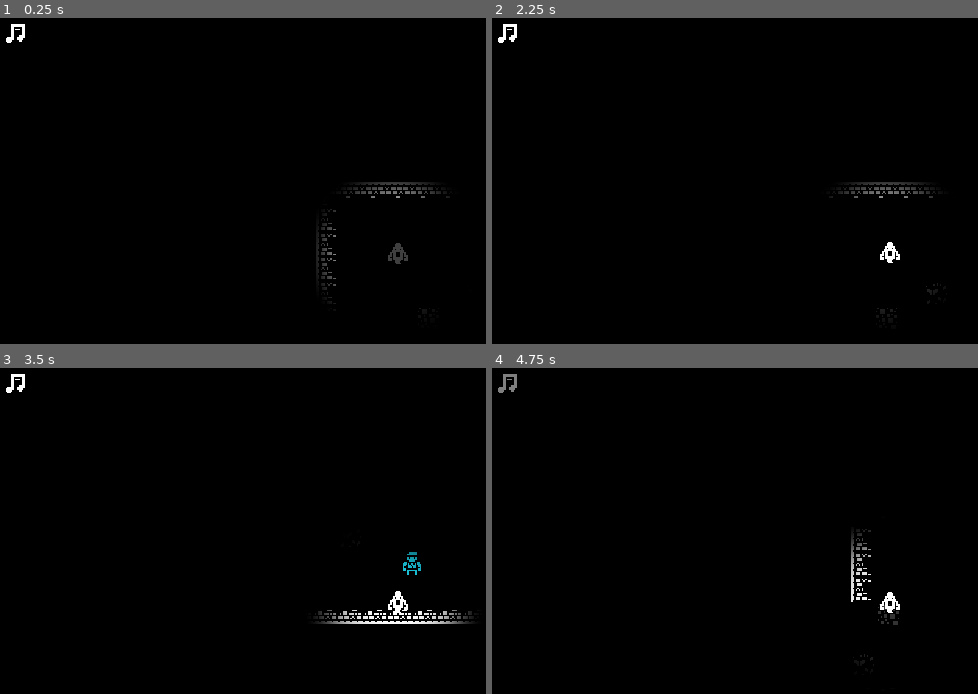
Above: before the commit, frames 1-4 (two rows, left to right).
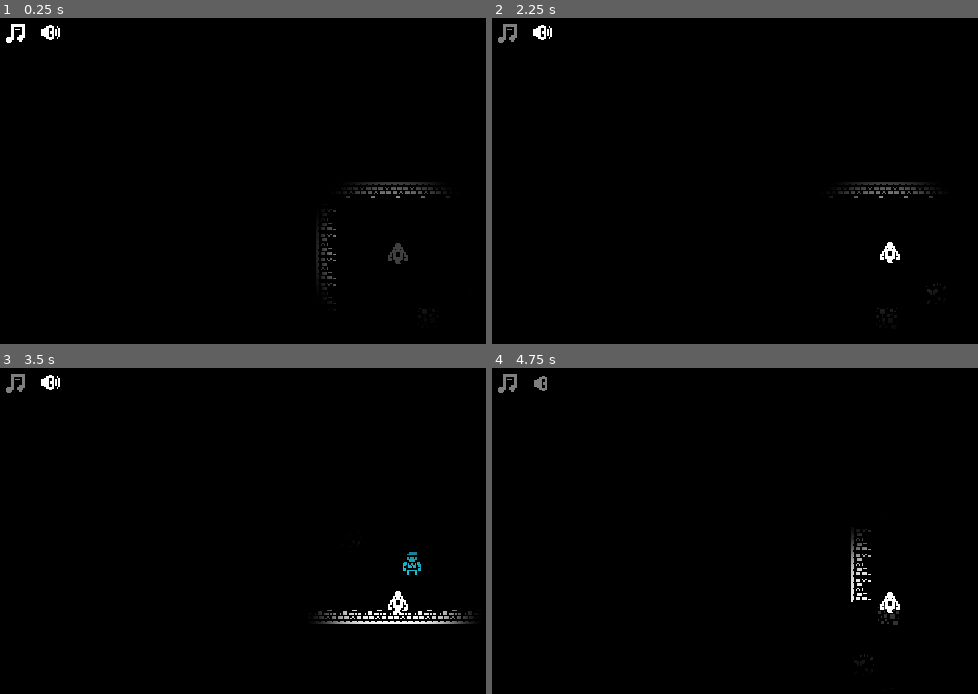
Above: after the commit, the same moments.

Repository: skarnl/miziziz-game-jam-2020
Game: Godot game, scene res://game/game.tscn
The game is run twice, just before and just after one commit, with the same random seed, the same clock (stepped at 60 frames per second) and the same inputs. Sound files missing from this copy of the repository are replaced by a short silence.
Inputs (mouse positions are in pixels of both pictures, inside the frame that each line leads up to):
- Up to frame 1 (0.25 s): no input
- Up to frame 2 (2.25 s): click (506, 37) at 0.5 s; click (545, 37) at 1.27 s; tap Enter at 2 s; hold Right (ui_right) from 2.03 s (still down); hold Space (attack) from 2.03 s (still down)
- Up to frame 3 (3.5 s): release Right (ui_right) at 2.78 s; release Space (attack) at 2.78 s; hold Down (ui_down) from 2.78 s (still down); tap E (possess) at 2.85 s
- Up to frame 4 (4.75 s): release Down (ui_down) at 3.53 s; hold Right (ui_right) 3.53-4.28 s; hold Space (attack) 3.53-4.28 s; hold Up (ui_up) from 4.28 s (still down); tap E (possess) at 4.35 s

The runs differ from the first frame. In frame 1, 0.1% of the frame differs, in the area x 8-13%, y 2-7%; in frame 2, 0.2%, in the area x 1-13%, y 1-8%; in frame 3, 0.2%; in frame 4, less than 0.1%.

Commit message:
Add sfx button

Diff:
--- a/entities/ghost/ghost.tscn
+++ b/entities/ghost/ghost.tscn
@@ -77,3 +77,4 @@
 
 [node name="possessedAudioPlayer" type="AudioStreamPlayer" parent="."]
 stream = ExtResource( 3 )
+bus = "SFX"
--- a/global/background-music.gd
+++ b/global/background-music.gd
@@ -5,12 +5,7 @@
 const NORMAL_VOLUME = -10
 const SILENCE_VOLUME = -80
 
-var music_muted = false
-
 var playing_count = 0
-
-func get_is_music_muted():
-	return music_muted
 
 func _ready():
 	$Timer.connect('timeout', self, '_tick')
@@ -123,8 +118,3 @@
 
 func bounce():
 	should_swap = true
-
-func toggle_music():
-	music_muted = !music_muted
-
-	AudioServer.set_bus_mute(AudioServer.get_bus_index('BackgroundMusic'), music_muted)
--- a/gui/hud.tscn
+++ b/gui/hud.tscn
@@ -1,8 +1,9 @@
-[gd_scene load_steps=4 format=2]
+[gd_scene load_steps=5 format=2]
 
 [ext_resource path="res://assets/images/monochrome_transparent.png" type="Texture" id=1]
 [ext_resource path="res://gui/Pause.gd" type="Script" id=2]
 [ext_resource path="res://gui/soundManager.gd" type="Script" id=3]
+[ext_resource path="res://assets/images/monochrome_transparent_packed.png" type="Texture" id=4]
 
 [node name="HUD" type="CanvasLayer"]
 
@@ -33,14 +34,6 @@
 "_edit_use_anchors_": false
 }
 
-[node name="Label" type="Label" parent="Sound"]
-visible = false
-margin_left = 12.0
-margin_top = 9.0
-margin_right = 68.0
-margin_bottom = 23.0
-text = "textlabel"
-
 [node name="MusicButton" type="TextureButton" parent="Sound"]
 margin_right = 24.0
 margin_bottom = 23.0
@@ -55,3 +48,29 @@
 centered = false
 region_enabled = true
 region_rect = Rect2( 661.883, 272.182, 17.7139, 15.605 )
+
+[node name="SFXButton" type="TextureButton" parent="Sound"]
+margin_left = 24.0
+margin_right = 48.0
+margin_bottom = 23.0
+mouse_default_cursor_shape = 2
+__meta__ = {
+"_edit_use_anchors_": false
+}
+
+[node name="OnSprite" type="Sprite" parent="Sound/SFXButton"]
+position = Vector2( 1.83895, 1.55556 )
+texture = ExtResource( 4 )
+centered = false
+region_enabled = true
+region_rect = Rect2( 608, 256, 16, 16 )
+
+[node name="OffSprite" type="Sprite" parent="Sound/SFXButton"]
+visible = false
+modulate = Color( 1, 1, 1, 0.5 )
+position = Vector2( 115, -1 )
+texture = ExtResource( 4 )
+centered = false
+offset = Vector2( -112.584, 3.5659 )
+region_enabled = true
+region_rect = Rect2( 592, 256, 16, 16 )
--- a/gui/soundManager.gd
+++ b/gui/soundManager.gd
@@ -1,12 +1,30 @@
 extends Control
+
+var backgroundMusicBusId
+var sfxBusId
 
 func _ready():
 	$MusicButton.connect('pressed', self, '_on_MusicButton_pressed')
+	$SFXButton.connect('pressed', self, '_on_SFXButton_pressed')
 
+	backgroundMusicBusId = AudioServer.get_bus_index('BackgroundMusic')
+	sfxBusId = AudioServer.get_bus_index('SFX')
 
 func _on_MusicButton_pressed():
-	BackgroundMusic.toggle_music()
+	var is_muted = AudioServer.is_bus_mute(backgroundMusicBusId)
+	AudioServer.set_bus_mute(backgroundMusicBusId, !is_muted)
 
-	var alpha = 0.5 if BackgroundMusic.get_is_music_muted() else 1
+	var alpha = 0.5 if !is_muted else 1
 
 	$MusicButton/OnSprite.modulate = Color(1,1,1, alpha)
+
+func _on_SFXButton_pressed():
+	var is_muted = AudioServer.is_bus_mute(sfxBusId)
+	AudioServer.set_bus_mute(sfxBusId, !is_muted)
+
+	if is_muted:
+		$SFXButton/OnSprite.show()
+		$SFXButton/OffSprite.hide()
+	else:
+		$SFXButton/OffSprite.show()
+		$SFXButton/OnSprite.hide()
